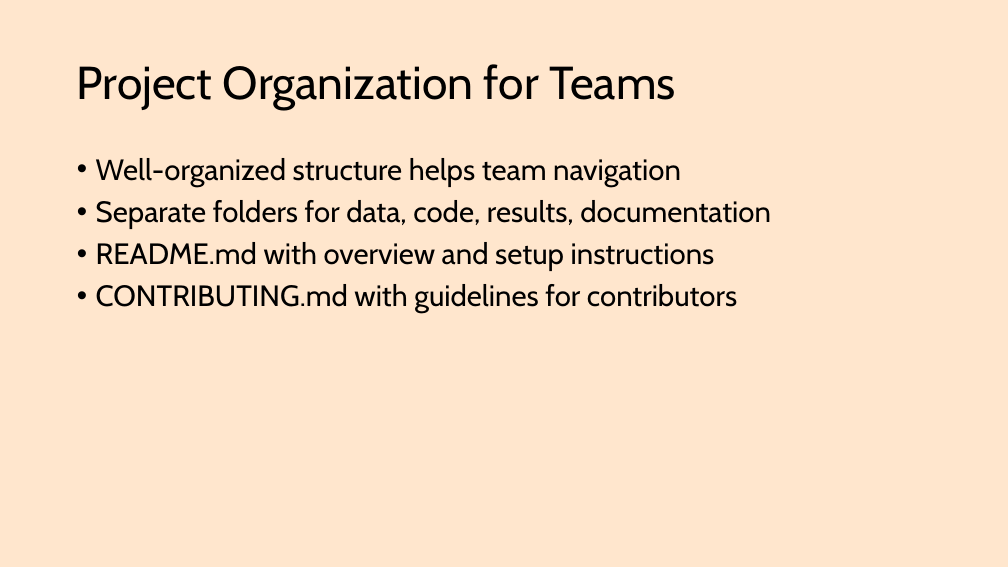
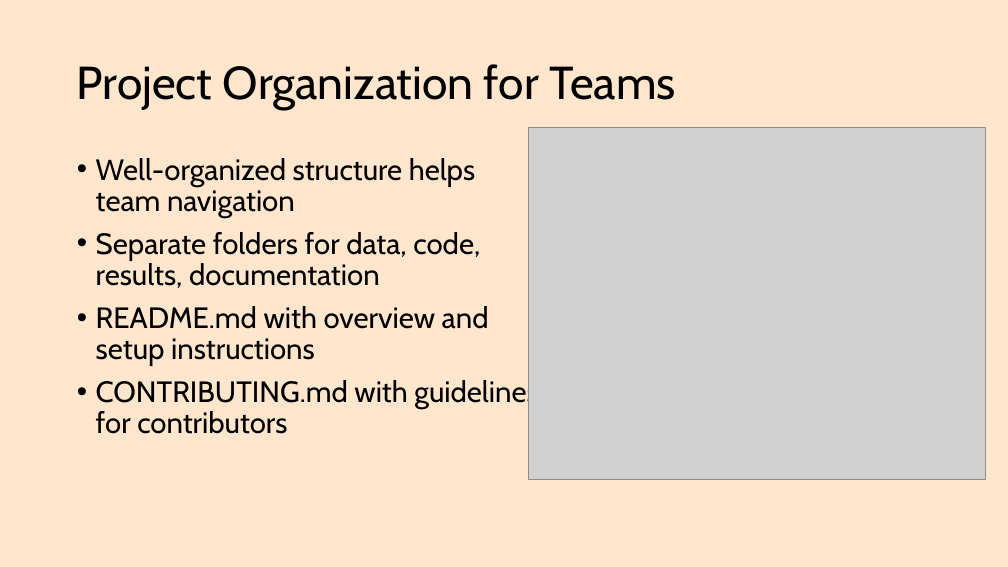
Before and after one commit to rstats-bootcamp/RStatsBootcamp-2025, a slide deck: slide 5 of .slides/topics/16_collaboration.pptx. Drawn at 1008x567 pixels with LibreOffice and Linux fonts; fonts in the diff are those of the drawing; grey boxes stand for pictures. Boxes give left, top, right and bottom in pixels: in the first picture for what was removed or moved away, otherwise in the second. Text is boxed around its words. In the diff, an @@ line names an element or a change of style, - is before the commit and + after.

```diff
--- a/.slides/topics/16_collaboration.pptx
+++ b/.slides/topics/16_collaboration.pptx
@@ picture added at [529,128,985,479] @@
@@ text "Well-organized structure helps team navigation" rewrapped from [96,158,771,314] to [96,158,538,434] @@
```
Also in this commit, not shown: 2 other slides changed, 1 slide added, 1 other file.
